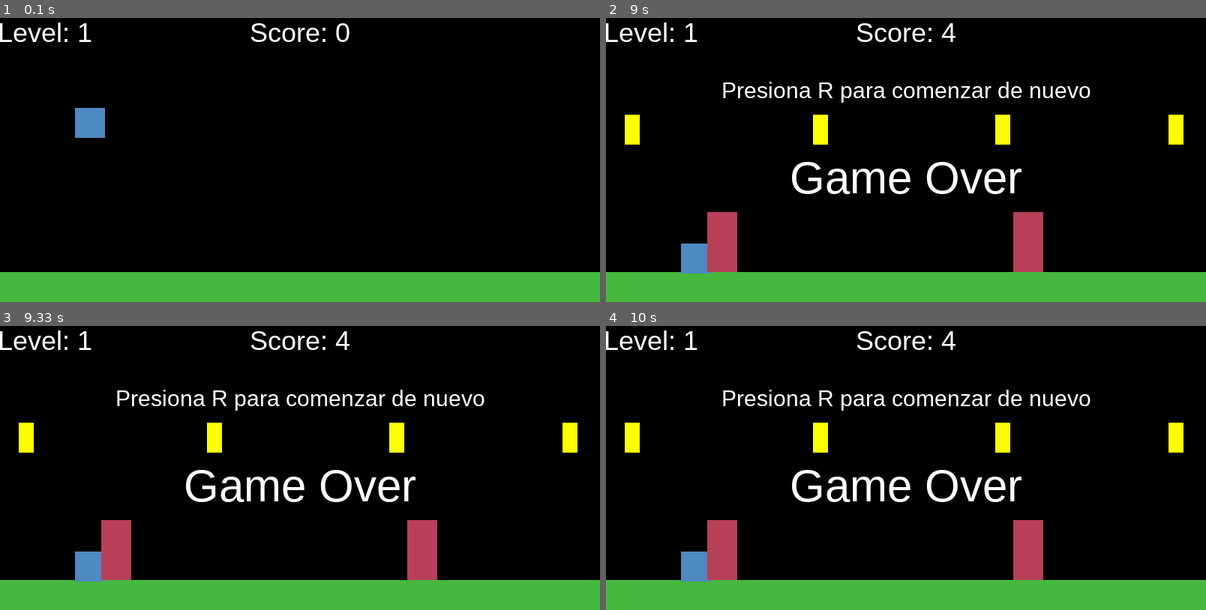
Above: before the commit, frames 1-4 (two rows, left to right).
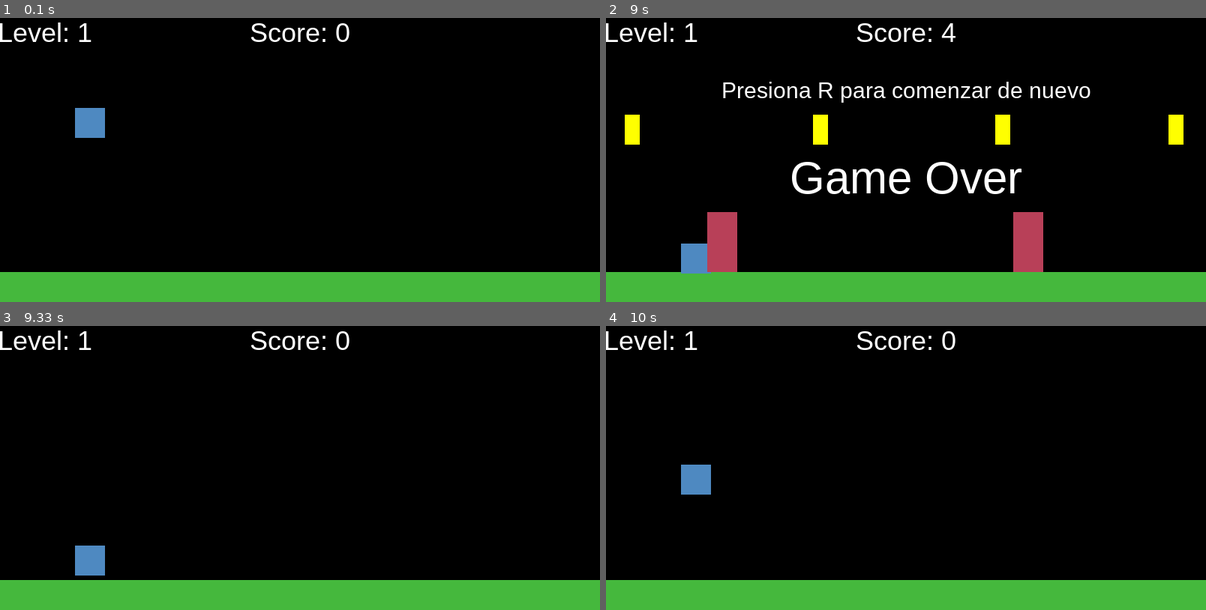
Above: after the commit, the same moments.

Repository: pablolupo84/projetc_pygame
Game: pygame game, started from main.py
Two runs of this game, one before a commit and one after it. Both use one fixed random seed, a clock stepped at 60 frames per second and the inputs below.
Inputs:
- Up to frame 1 (0.1 s): no input
- Up to frame 2 (9 s): tap Space at 0.33, 0.73, 1.03, 1.23, 1.57, 1.87, 2.07, 2.37, 2.63, 2.97, 3.27, 3.4, 3.8, 4.1, 4.87, 5.17, 5.37, 5.67, 6.2, 6.5, 6.7, 7, 7.6, 7.9, 8.03 s
- Up to frame 3 (9.33 s): hold R from 9.03 s (still down); tap Space at 9.1 s
- Up to frame 4 (10 s): release R at 9.4 s; tap Space at 9.5, 9.9 s

Frames 1-2 are identical in both runs. In frame 3, 6.0% of the frame differs, in the area x 3-97%, y 1-90%; in frame 4, 6.8%.

Commit message:
Reiniciando el juego

Diff:
--- a/game/game.py
+++ b/game/game.py
@@ -16,7 +16,6 @@
         pygame.display.set_caption(TITLE)
 
         self.running=True
-        self.playing=True
 
         self.clock = pygame.time.Clock()
 
@@ -31,6 +30,7 @@
     def new(self):
         self.score=0
         self.level=0
+        self.playing=True
         self.generate_elements()
         self.run()
 
@@ -96,6 +96,8 @@
 
         if key[pygame.K_SPACE]:
             self.player.jump()
+        if key[pygame.K_r] and not self.playing:
+            self.new()
 
     def draw(self):
         self.surface.fill(BLACK)
